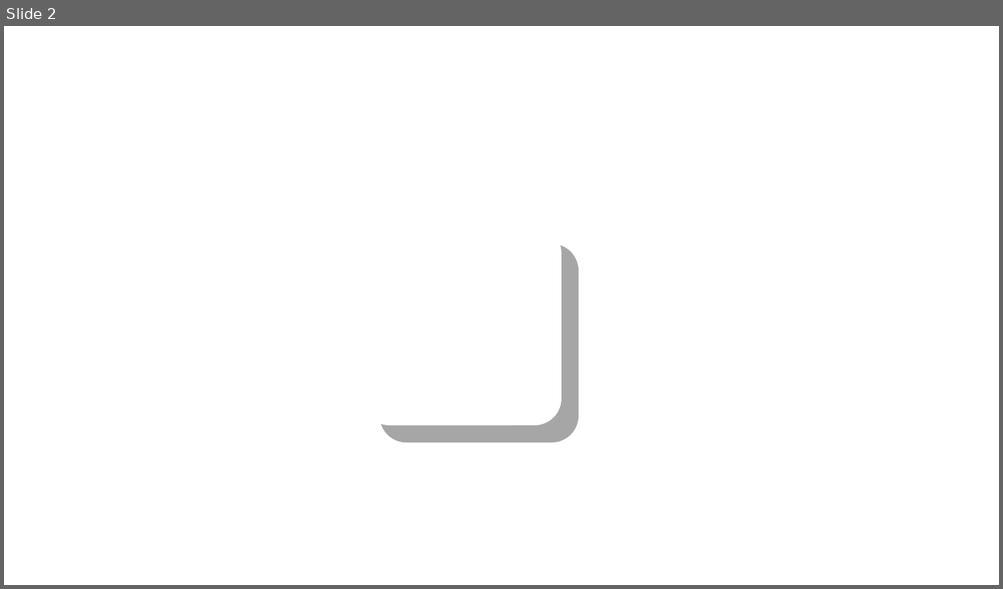
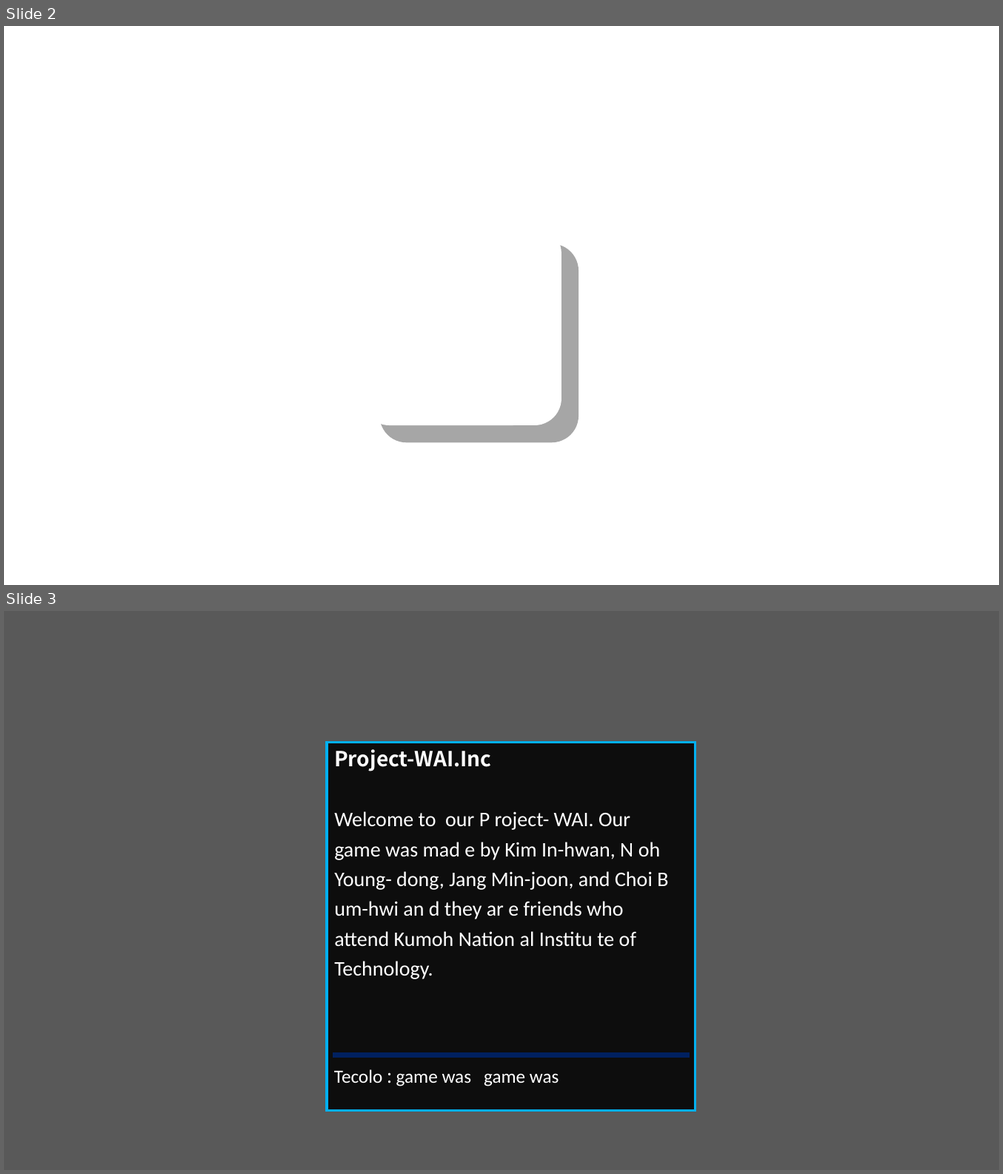
Before and after one commit to homveloper/Project-WAI, a slide deck: Document/아이콘.pptx. Shown one above the other, each under a label of ours: slide 2 before the commit, slides 2 and 3 after it. The pictures are 1003x589 and 1003x1174 pixels, drawn with LibreOffice and Linux fonts; fonts in the diff are those of the drawing. Boxes give left, top, right and bottom in pixels: in the first picture for what was removed or moved away, otherwise in the second. Text is boxed around its words. In the diff, an @@ line names an element or a change of style, - is before the commit and + after.

```diff
--- a/Document/아이콘.pptx
+++ b/Document/아이콘.pptx
@@ slide 3 added at [4,611,999,1170], background #595959 @@
@@ rectangle added at [327,743,696,1112], fill #0D0D0D, outline #00B0F0 2.25 pt @@
@@ text added at [334,749,491,772], 20 pt, text #FFFFFF, bold @@
+Project-WAI.Inc
@@ text added at [334,812,668,980], 20 pt, text #FFFFFF @@
+Welcome to our P roject- WAI. Our game was mad e by Kim In-hwan, N oh Young- dong, Jang Min-joon, and Choi B um-hwi an d they ar e friends who attend Kumoh Nation al Institu te of Technology.
@@ line added from (333, 1056) to (689, 1056), #002060 4.5 pt @@
@@ text added at [334,1070,559,1087], 18 pt, text #FFFFFF @@
+Tecolo : game was game was
```
Also in this commit, not shown: 1 other slide added.
